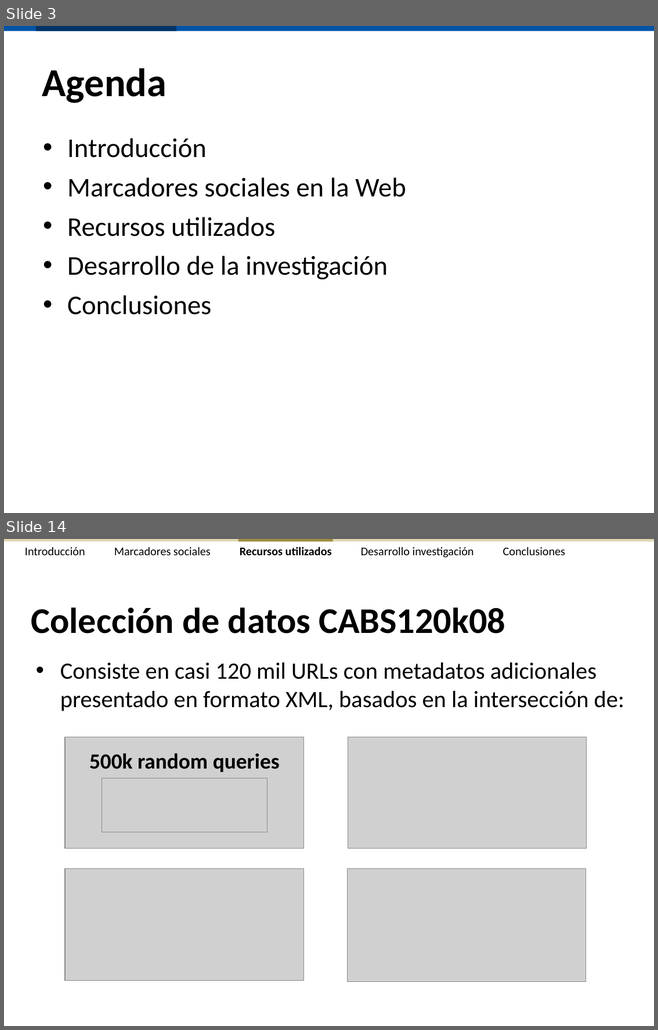
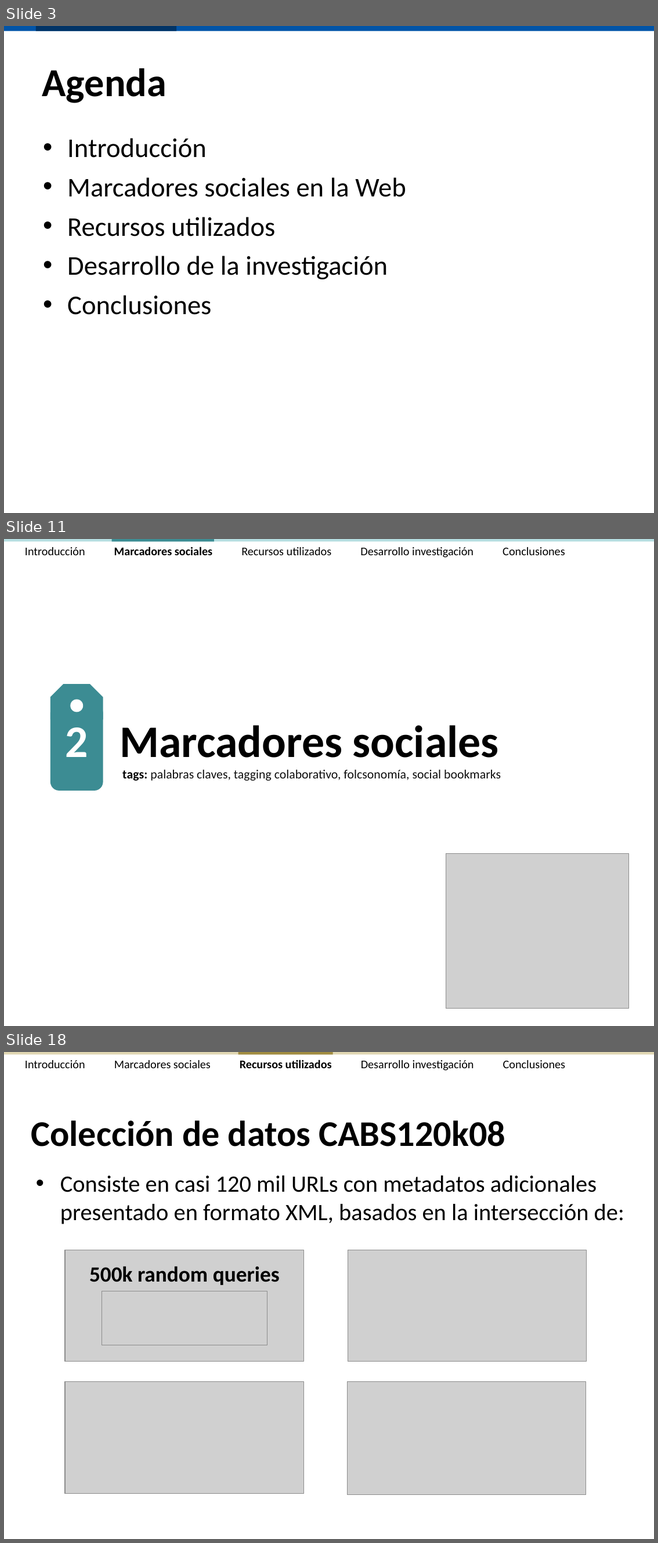
Before and after one commit to ak907kenai/nicotournetesis, a slide deck: docs_trunk/Presentación/Nicolás Tourné - Presentación Tesis (v2.4).ppt. Shown one above the other, each under a label of ours: slides 3 and 14 before the commit, slides 3, 11 and 18 after it; the slides between them are not shown. The pictures are 658x1030 and 658x1543 pixels, drawn with LibreOffice and Linux fonts; fonts in the diff are those of the drawing; grey boxes stand for pictures. Boxes give left, top, right and bottom in pixels: in the first picture for what was removed or moved away, otherwise in the second. Text is boxed around its words. In the diff, an @@ line names an element or a change of style, - is before the commit and + after.

```diff
--- a/docs_trunk/Presentación/Nicolás Tourné - Presentación Tesis (v2.4).ppt
+++ b/docs_trunk/Presentación/Nicolás Tourné - Presentación Tesis (v2.4).ppt
@@ slide 11 added at bbox=[4, 539, 654, 1026], background #FFFFFF @@
@@ rectangle added at bbox=[4, 539, 654, 541], fill #B5DEE1 @@
@@ text added at bbox=[25, 547, 564, 558], 13 pt, text #000000 @@
+Introducción Marcadores sociales Recursos utilizados Desarrollo investigación Conclusiones
@@ rectangle added at bbox=[112, 539, 214, 541], fill #3C8C93 @@
@@ freeform shape added at bbox=[50, 684, 103, 719], fill #3C8C93 @@
@@ freeform shape added at bbox=[50, 705, 103, 791], fill #3C8C93 @@
@@ ellipse added at bbox=[70, 700, 83, 712], fill #FFFFFF @@
@@ text added at bbox=[65, 727, 88, 757], 50 pt, text #FFFFFF, bold @@
+2
@@ text added at bbox=[119, 725, 499, 758], 50 pt, text #000000, bold @@
+Marcadores sociales
@@ text added at bbox=[122, 770, 500, 781], 14 pt, text #0D0D0D @@
+tags: palabras claves, tagging colaborativo, folcsonomía, social bookmarks
@@ picture added at bbox=[446, 853, 628, 1008] @@
@@ what was slide 14 is now slide 18 @@
```
Also in this commit, not shown: 15 slides changed, 5 other slides added, 1 other file.
